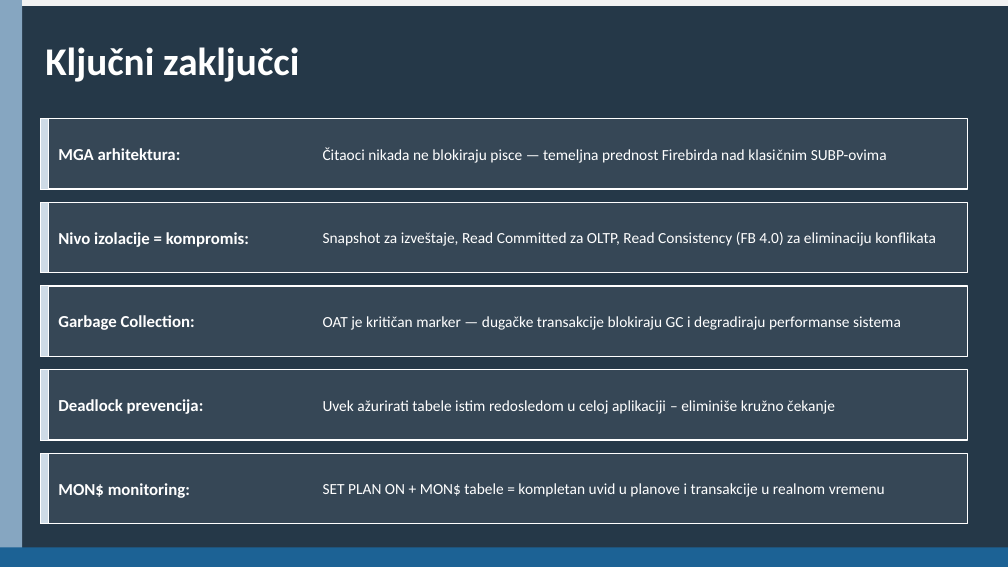
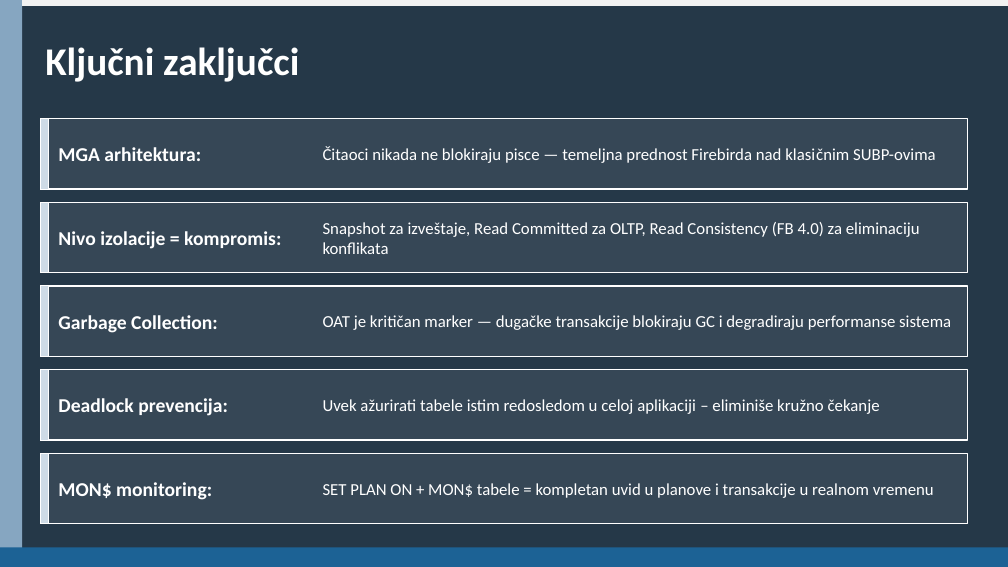
Before and after one commit to jefimija-stamenovic/subp, a slide deck: slide 11 of seminarski-2/Obrada transakcija, planovi izvršavanja transakcija, izolacija i zaključavanje u Firebird bazi podataka.pptx. Drawn at 1008x567 pixels with LibreOffice and Linux fonts; fonts in the diff are those of the drawing. Boxes give left, top, right and bottom in pixels: in the first picture for what was removed or moved away, otherwise in the second. Text is boxed around its words. In the diff, an @@ line names an element or a change of style, - is before the commit and + after.

```diff
--- a/seminarski-2/Obrada transakcija, planovi izvršavanja transakcija, izolacija i zaključavanje u Firebird bazi podataka.pptx
+++ b/seminarski-2/Obrada transakcija, planovi izvršavanja transakcija, izolacija i zaključavanje u Firebird bazi podataka.pptx
@@ size 12 to 14 pt in 5 elements at box(58, 147, 201, 161), box(58, 231, 281, 249), box(58, 315, 218, 333), box(58, 398, 228, 416), box(58, 482, 212, 500) @@
@@ size 11 to 12 pt in 5 elements at box(323, 147, 936, 163), box(323, 222, 920, 254), box(323, 315, 951, 330), box(323, 399, 880, 414), box(323, 483, 934, 498) @@
```
Also in this commit, not shown: 5 other slides changed, 5 other files.
